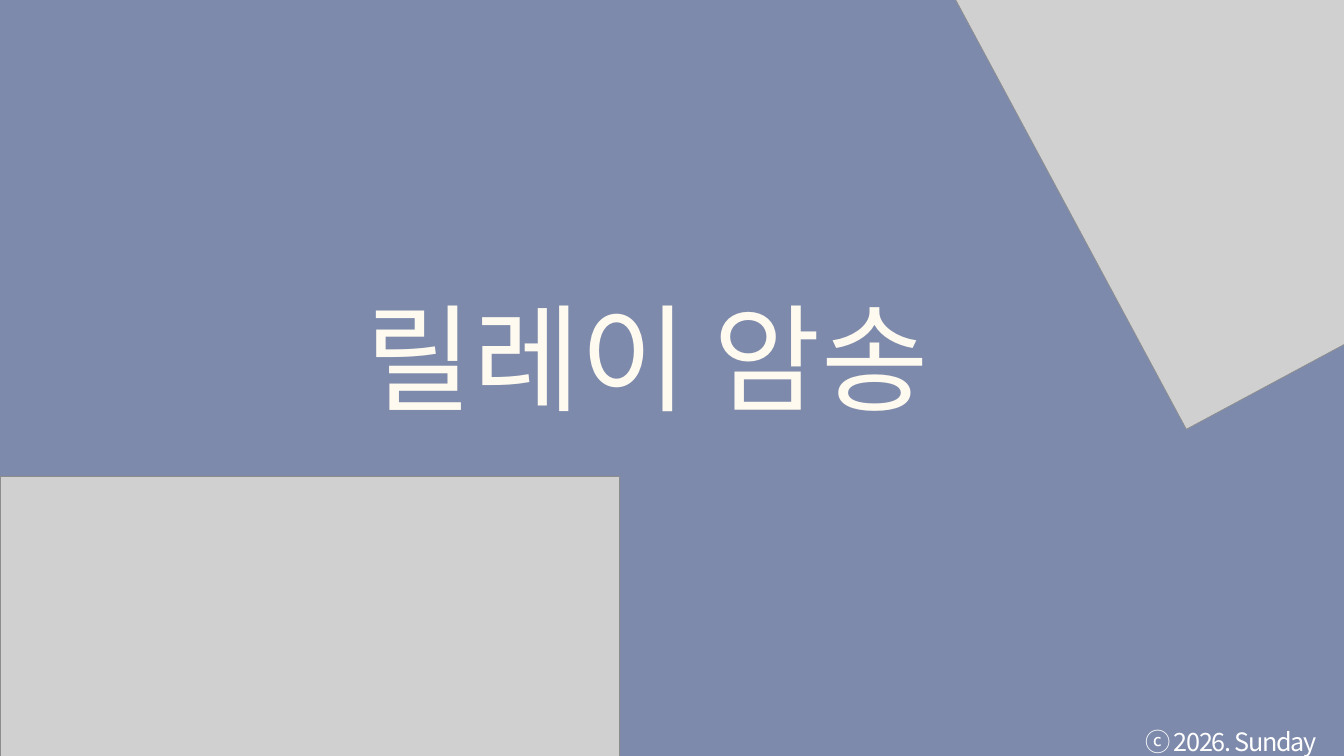
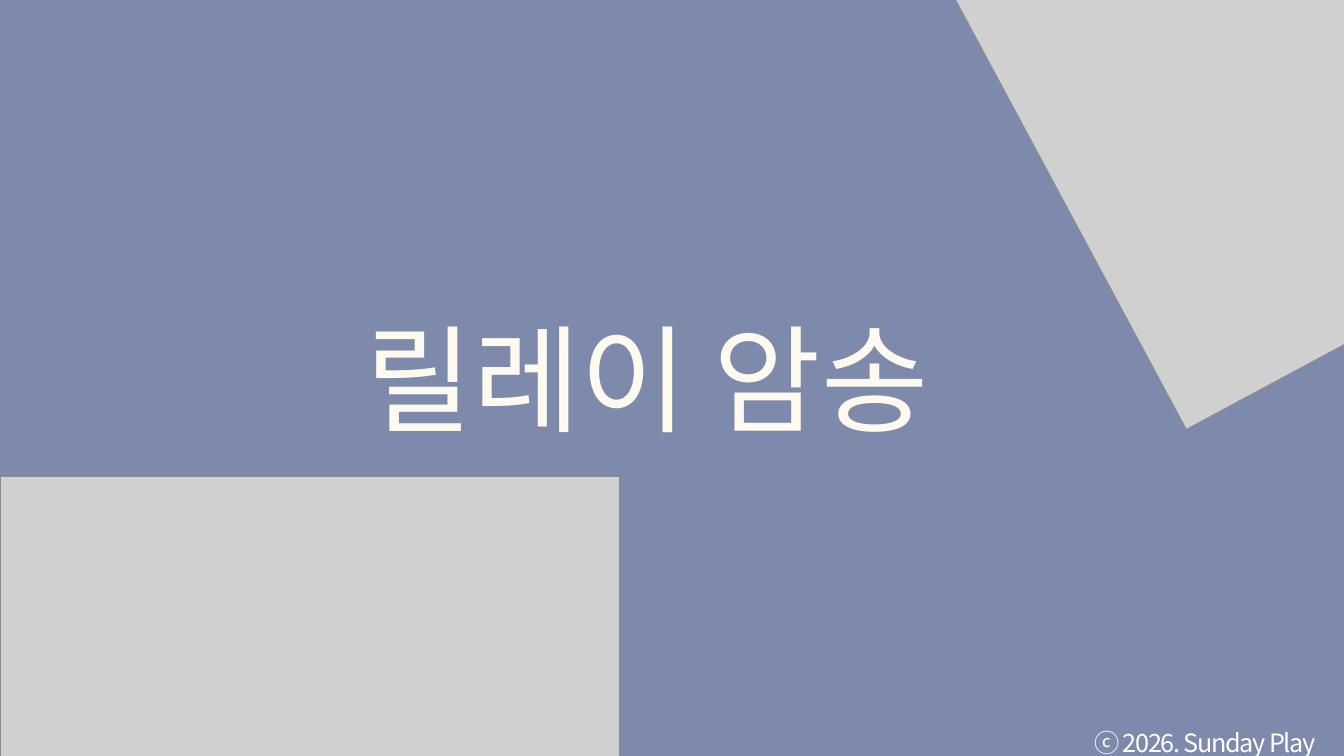
Before and after one commit to tkdgns25300/sunday_play, a slide deck: slide 1 of public/downloads/games/bible-relay/rules.pptx. Drawn at 1344x756 pixels with LibreOffice and Linux fonts; fonts in the diff are those of the drawing; grey boxes stand for pictures. Boxes give left, top, right and bottom in pixels: in the first picture for what was removed or moved away, otherwise in the second. Text is boxed around its words. In the diff, an @@ line names an element or a change of style, - is before the commit and + after.

```diff
--- a/public/downloads/games/bible-relay/rules.pptx
+++ b/public/downloads/games/bible-relay/rules.pptx
@@ text "릴레이 암송": place and size @@
-text "릴레이 암송" at (366, 305, 929, 411)
+text "릴레이 암송" at (366, 326, 929, 432)
@@ text "릴레이 암송" at (366, 326, 929, 432): font Roboto to Noto Sans CJK KR @@
@@ text "ⓒ 2026. Sunday Play" rewrapped from (1145, 730, 1317, 756) to (1094, 731, 1316, 756) @@
```
Also in this commit, not shown: 9 other slides changed, 1 slide added, 4 other files.
